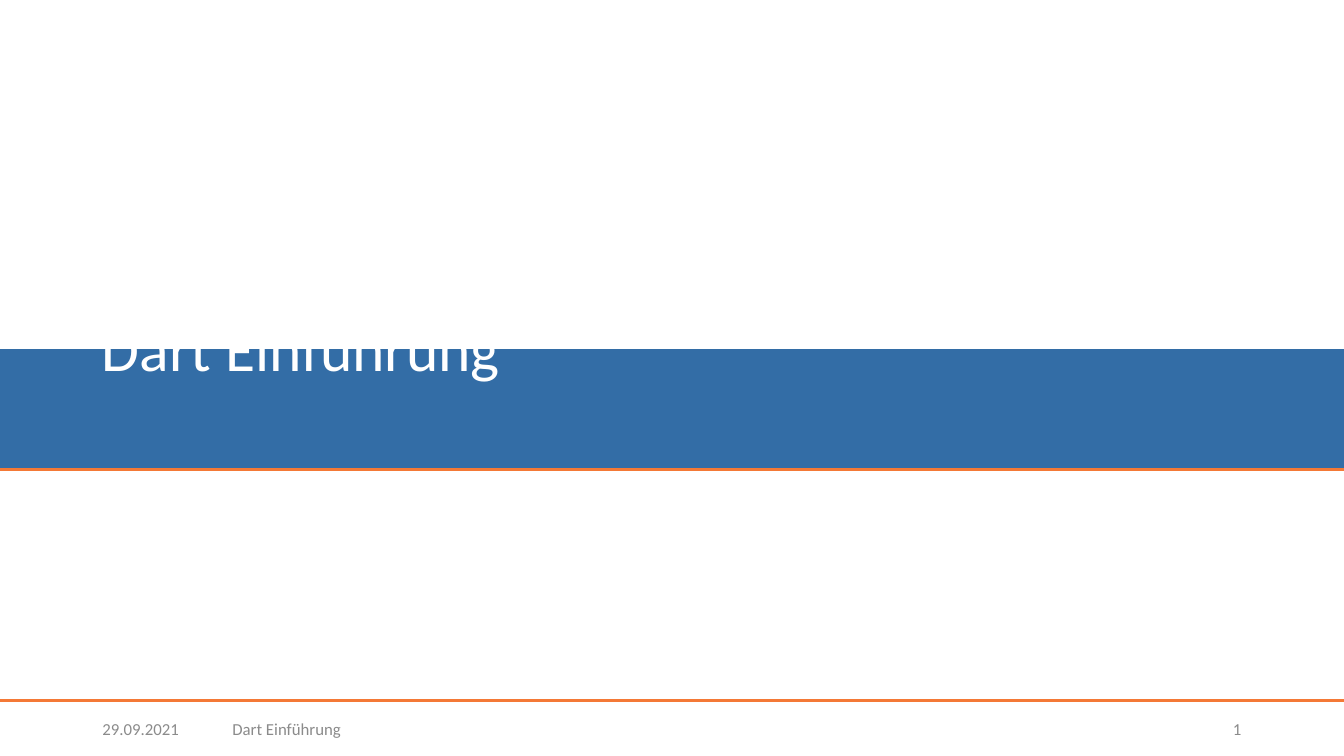
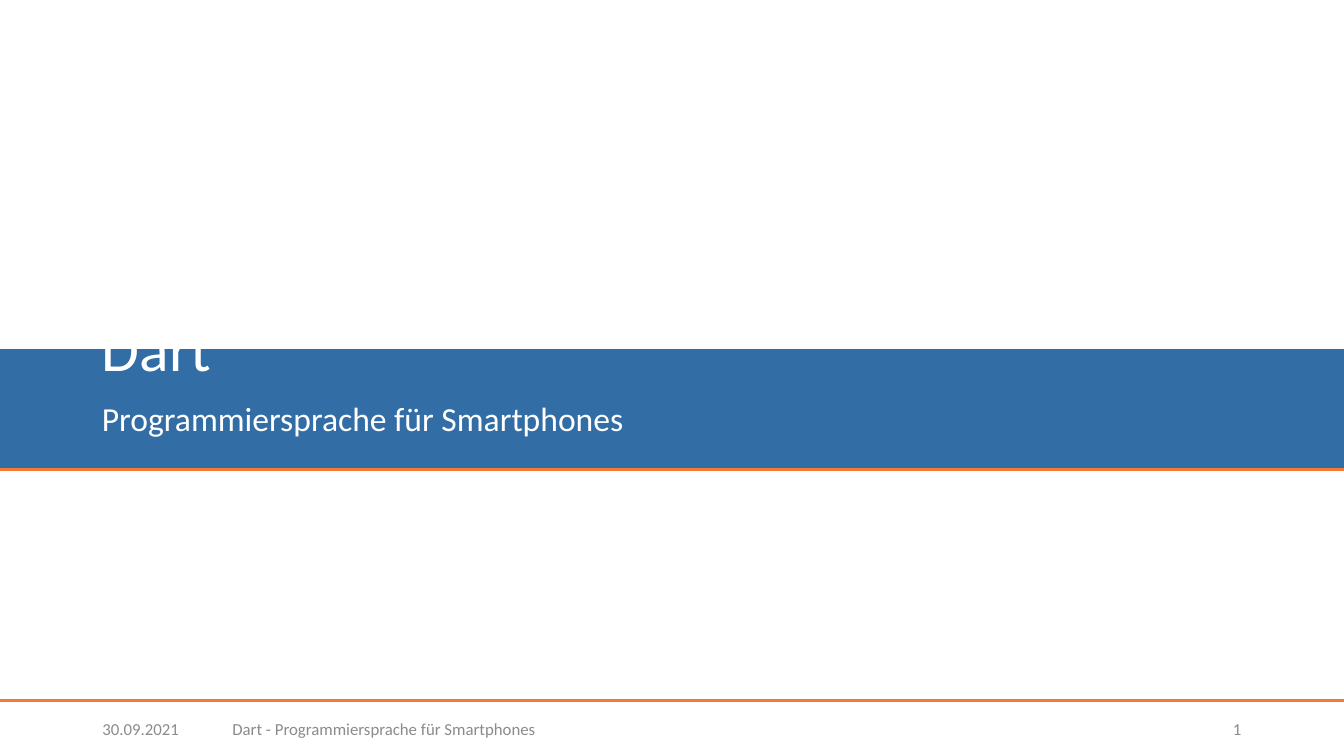
Before and after one commit to BogyMitutoyoCTL/Checklisten-App-2021, a slide deck: slide 1 of Dart.pptx. Drawn at 1344x756 pixels with LibreOffice and Linux fonts; fonts in the diff are those of the drawing; background and template pictures are left out. Boxes give left, top, right and bottom in pixels: in the first picture for what was removed or moved away, otherwise in the second. Text is boxed around its words. In the diff, an @@ line names an element or a change of style, - is before the commit and + after.

```diff
--- a/Dart.pptx
+++ b/Dart.pptx
@@ title at [102,349,211,386]: text changed @@
-Dart Einführung
+Dart
@@ subtitle added at [102,407,623,437], 24 pt, text #FFFFFF @@
+Programmiersprache für Smartphones
@@ text at [102,724,178,735]: text changed @@
-29.09.2021
+30.09.2021
@@ text at [232,723,535,738]: text changed @@
-Dart Einführung
+Dart - Programmiersprache für Smartphones
```
Also in this commit, not shown: 54 other slides changed, 14 slides added.
